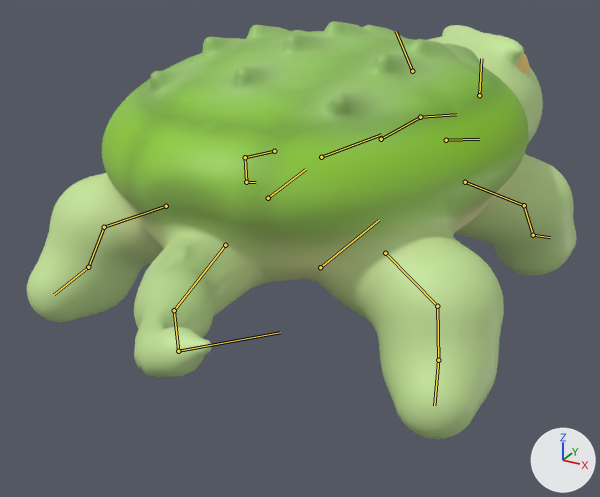
Before and after pictures for a commit that changed the glTF model game/art/models/snapping_turtle.glb.
One viewpoint serves both versions: a 50 mm camera at (0.377, -0.731, 0.383) aimed at (0.002, -0.049, 0.042). The axes (+X, +Y, +Z) are drawn at lower right. The lights are the same throughout. The first picture is the older version. Both versions are drawn at frame 11 of the action 'fidget'; the numbers are the values there. The bones that bend it are drawn over the model as lines.

Objects in the first picture: 'snapping_turtle_movie'.
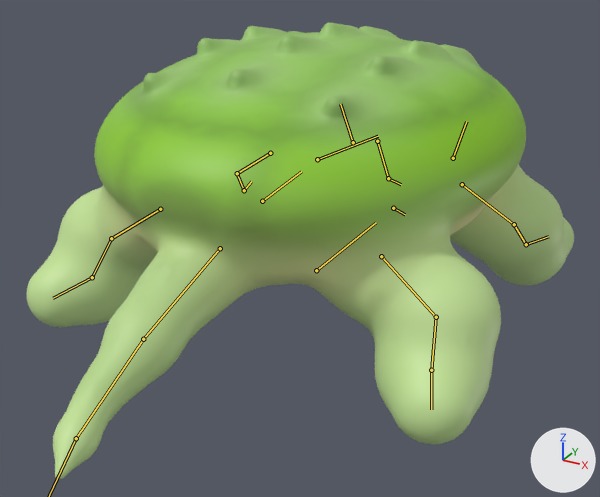
Location of each change, [x1, y1, x2, y2] in pixels of the pictures (600 x 497 px):
'snapping_turtle_movie', posed (9% taller)
    before: [27, 21, 577, 439]
    after: [27, 23, 574, 479]
bone 'root', root to tip
    before: (320, 267) to (379, 220)
    after: (316, 270) to (376, 222)
bone 'neck', root to tip
    before: (381, 139) to (420, 117)
    after: (377, 141) to (388, 178)
bone 'head', root to tip
    before: (420, 117) to (456, 114)
    after: (388, 178) to (401, 184)
bone 'fl_upper.L', root to tip
    before: (274, 151) to (245, 157)
    after: (270, 153) to (237, 173)
bone 'fl_lower.L', root to tip
    before: (245, 157) to (246, 182)
    after: (237, 173) to (244, 190)
bone 'fl_upper.R', root to tip
    before: (465, 182) to (524, 205)
    after: (462, 184) to (514, 224)
bone 'fl_lower.R', root to tip
    before: (524, 205) to (533, 235)
    after: (514, 224) to (526, 244)
bone 'tail1', root to tip
    before: (225, 245) to (174, 310)
    after: (220, 248) to (143, 339)
bone 'tail2', root to tip
    before: (174, 310) to (178, 351)
    after: (143, 339) to (76, 438)
bone 'hl_upper.L', root to tip
    before: (166, 206) to (104, 227)
    after: (160, 209) to (111, 238)
bone 'hl_lower.L', root to tip
    before: (104, 227) to (88, 267)
    after: (111, 238) to (92, 277)
bone 'hl_upper.R', root to tip
    before: (385, 253) to (437, 306)
    after: (381, 256) to (436, 317)
bone 'hl_lower.R', root to tip
    before: (437, 306) to (438, 360)
    after: (436, 317) to (431, 370)

The change in detail:
Bone 'root' (bone_root) moves from (0.0, 0.0, 0.0) to (0.0, -0.009, 0.0).
Bone 'neck' (bone_neck) turns from (8, 0, -19) to (-59, 0, 2) degrees about its own x, y and z.
Bone 'head' (bone_head) turns from (-5, 0, -14) to (40, 0, 1) degrees about its own x, y and z.
Bone 'fl_upper.L' (bone_fl_upper_l) turns from (0, 0, 0) to (-17, 0, 0) degrees about its own x, y and z.
Bone 'fl_lower.L' (bone_fl_lower_l) turns from (0, 0, 0) to (29, 0, 0) degrees about its own x, y and z.
Bone 'fl_upper.R' (bone_fl_upper_r) turns from (0, 0, 0) to (-17, 0, 0) degrees about its own x, y and z.
Bone 'fl_lower.R' (bone_fl_lower_r) turns from (0, 0, 0) to (29, 0, 0) degrees about its own x, y and z.
Bone 'tail1' (bone_tail1) turns from (-14, 0, -14) to (0, 0, 0) degrees about its own x, y and z.
Bone 'tail2' (bone_tail2) turns from (-14, 0, -27) to (0, 0, -6) degrees about its own x, y and z.
Bone 'tail3' (bone_tail3) turns from (-14, 0, -40) to (0, 0, -10) degrees about its own x, y and z.
Bone 'hl_upper.L' (bone_hl_upper_l) turns from (0, 0, 0) to (17, 0, 0) degrees about its own x, y and z.
Bone 'hl_lower.L' (bone_hl_lower_l) turns from (0, 0, 0) to (-23, 0, 0) degrees about its own x, y and z.
Bone 'hl_upper.R' (bone_hl_upper_r) turns from (0, 0, 0) to (17, 0, 0) degrees about its own x, y and z.
Bone 'hl_lower.R' (bone_hl_lower_r) turns from (0, 0, 0) to (-23, 0, 0) degrees about its own x, y and z.
